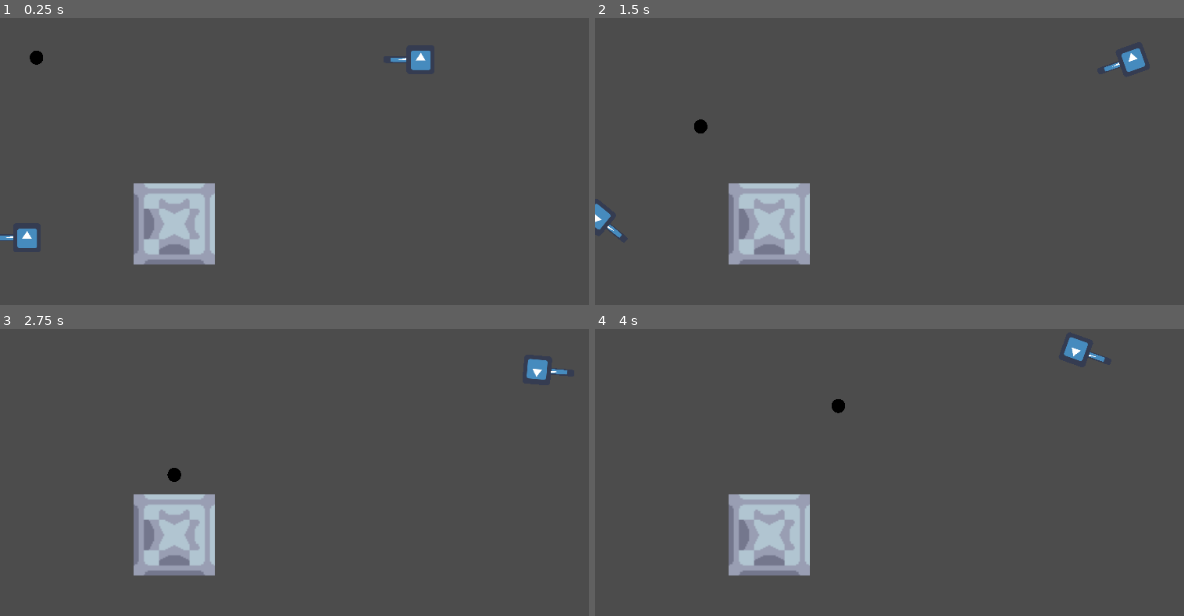
Above: before the commit, frames 1-4 (two rows, left to right).
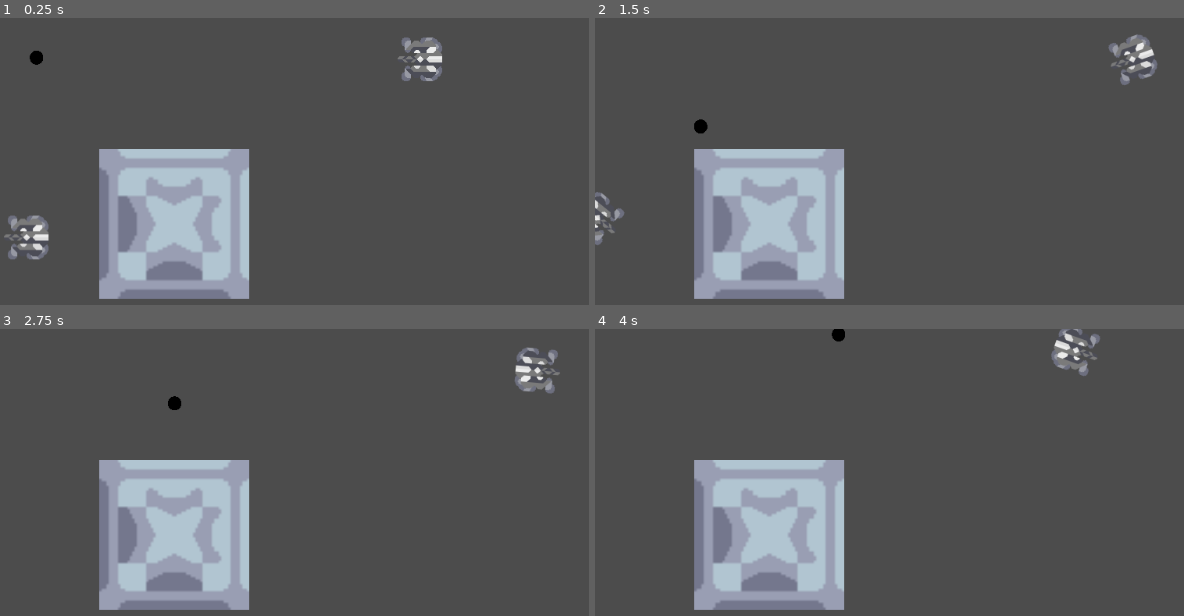
Above: after the commit, the same moments.

Repository: AsgerHB/godot-tank-battle
Game: Godot game, scene res://World.tscn
The game is run twice, just before and just after one commit, with the same random seed, the same clock (stepped at 60 frames per second) and the same inputs. The engine's default icon, where the game draws it, is replaced by a stand-in: a white triangle on a blue panel in a dark square.
Inputs:
- Up to frame 1 (0.25 s): no input
- Up to frame 2 (1.5 s): hold Right (ui_right) 0.53-1.28 s; hold S (down2) 0.53-1.28 s; tap Space (ui_select) at 0.77 s; hold Down (ui_down) from 1.28 s (still down); tap A (left2) at 1.35 s
- Up to frame 3 (2.75 s): tap Space (ui_select) at 1.52 s; tap Enter at 2 s; release Down (ui_down) at 2.03 s; hold Right (ui_right) from 2.03 s (still down); hold D (right2) from 2.03 s (still down)
- Up to frame 4 (4 s): release Right (ui_right) at 2.78 s; release D (right2) at 2.78 s; hold Up (ui_up) 2.78-3.53 s; tap W (up2) at 2.85 s; tap Space (ui_select) at 3.02, 3.77 s; hold Left (ui_left) from 3.53 s (still down); hold S (down2) from 3.53 s (still down)

The runs differ from the first frame. In frame 1, 13% of the frame differs, in the area x 0-76%, y 6-98%; in frame 2, 13%; in frame 3, 12%; in frame 4, 12%.

Commit message:
New graaaphics

Diff:
--- a/Godot Tank Battle/Scenes/Scrap wall.tscn
+++ b/Godot Tank Battle/Scenes/Scrap wall.tscn
@@ -3,12 +3,11 @@
 [ext_resource path="res://Assets/sprites/blocks/walls/scrap-wall-large2.png" type="Texture" id=1]
 
 [sub_resource type="RectangleShape2D" id=1]
-extents = Vector2( 17.1877, 16.7359 )
+extents = Vector2( 32.1829, 31.9482 )
 
 [node name="Scrap wall" type="StaticBody2D"]
 
 [node name="Sprite" type="Sprite" parent="."]
-scale = Vector2( 0.54237, 0.54237 )
 texture = ExtResource( 1 )
 
 [node name="CollisionShape2D" type="CollisionShape2D" parent="."]
--- a/Godot Tank Battle/Tank.tscn
+++ b/Godot Tank Battle/Tank.tscn
@@ -1,24 +1,21 @@
-[gd_scene load_steps=4 format=2]
+[gd_scene load_steps=5 format=2]
 
 [ext_resource path="res://Scripts/Tank.gd" type="Script" id=1]
-[ext_resource path="res://icon.png" type="Texture" id=2]
+[ext_resource path="res://Assets/sprites/blocks/turrets/scatter.png" type="Texture" id=2]
+[ext_resource path="res://Assets/sprites/mechs/mechs/omega-mech-armor.png" type="Texture" id=3]
 
 [sub_resource type="CircleShape2D" id=1]
+radius = 18.2392
 
 [node name="Tank" type="KinematicBody2D"]
-position = Vector2( 100, 100 )
-scale = Vector2( 3, 3 )
 script = ExtResource( 1 )
 
 [node name="CollisionShape2D" type="CollisionShape2D" parent="."]
 shape = SubResource( 1 )
 
-[node name="Sprite2" type="Sprite" parent="."]
-position = Vector2( -6.087, 0.119 )
-scale = Vector2( 0.300864, 0.0453776 )
+[node name="omega-mech-armor" type="Sprite" parent="."]
+texture = ExtResource( 3 )
+
+[node name="scatter" type="Sprite" parent="."]
+rotation = -1.57079
 texture = ExtResource( 2 )
-
-[node name="Sprite" type="Sprite" parent="."]
-position = Vector2( 0.118904, 0.118916 )
-scale = Vector2( 0.186186, 0.193618 )
-texture = ExtResource( 2 )
